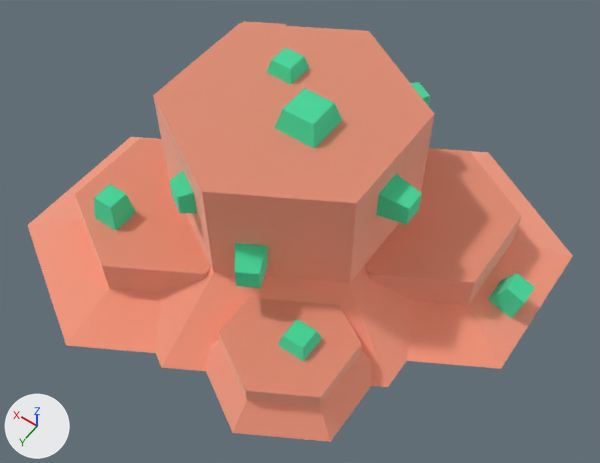
The glTF model packs/space-kit/rock-crystals.glb as it was, and as the next commit left it.
Before and after are seen from a camera (50 mm lens) standing at (1.411, -0.723, 1.208) and looking at (1.908, -1.419, 0.115). Lighting does not change. The marker at lower left points along +X, +Y and +Z. The older version comes first. Where no turn or scale is listed for an object, it has been applied to the vertices.

In view in the first picture: 'rock_crystals'.
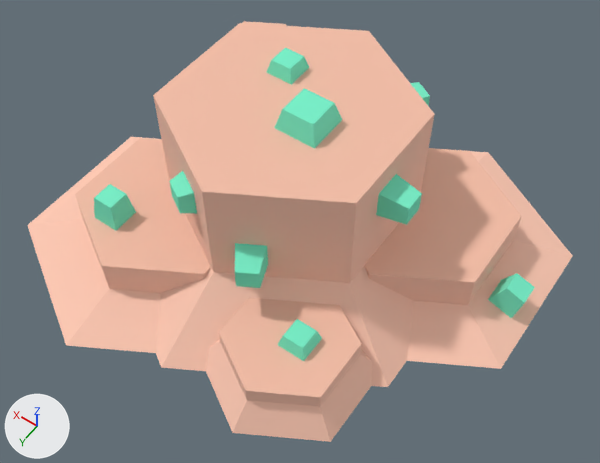
Changed parts and their boxes (x1, y1, x2, y2) in the pictures (600 x 463 px):
'rock_crystals', surface changed
    both: (27, 21, 572, 442)

The change in detail:
In material 'rockTrack' (mat_rocktrack), metallic goes from 1.0 to 0.0.
In material 'rock' (mat_rock), metallic goes from 1.0 to 0.0.
In material 'crystal' (mat_crystal), metallic goes from 1.0 to 0.0.
Object 'tmpParent' (ob_tmpparent) is deleted.
